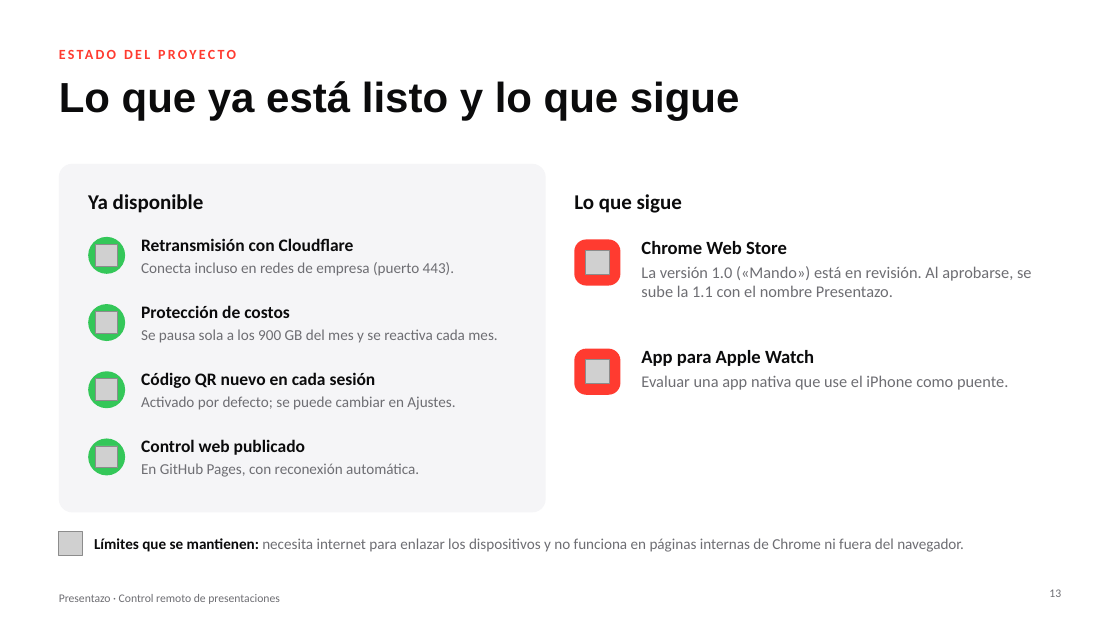
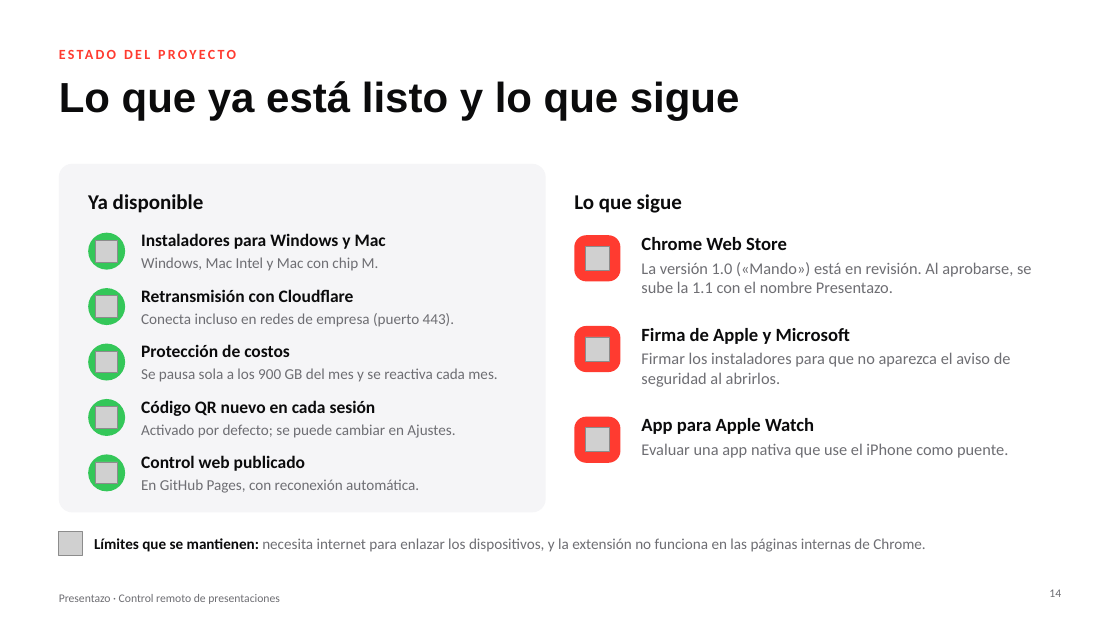
Before and after one commit to mjmc4498/mando, a slide deck: slide 14 of presentacion/mando.pptx (slide 13 before the commit). Drawn at 1120x630 pixels with LibreOffice and Linux fonts; fonts in the diff are those of the drawing; grey boxes stand for pictures. Boxes give left, top, right and bottom in pixels: in the first picture for what was removed or moved away, otherwise in the second. Text is boxed around its words. In the diff, an @@ line names an element or a change of style, - is before the commit and + after.

```diff
--- a/presentacion/mando.pptx
+++ b/presentacion/mando.pptx
@@ text added at [141, 233, 386, 271], 13 pt, text #6E6E73 @@
+Instaladores para Windows y Mac
+Windows, Mac Intel y Mac con chip M.
@@ 2 pictures, 1 text, 1 ellipse, 1 rounded rectangle: place and size @@
-2 pictures, 1 text, 1 ellipse, 1 rounded rectangle at [88, 237, 1032, 297]
+2 pictures, 1 text, 1 ellipse, 1 rounded rectangle at [88, 233, 1032, 293]
@@ ellipse: place and size @@
-ellipse at [88, 304, 125, 341]
+ellipse at [88, 288, 125, 325]
@@ picture: place and size @@
-picture at [96, 312, 118, 334]
+picture at [96, 296, 118, 318]
@@ text "Retransmisión con Cloudflare": place and size @@
-text "Retransmisión con Cloudflare" at [141, 238, 454, 276]
+text "Retransmisión con Cloudflare" at [141, 289, 454, 327]
@@ rounded rectangle: place and size @@
-rounded rectangle at [575, 349, 621, 395]
+rounded rectangle at [575, 326, 621, 372]
@@ text added at [641, 328, 1011, 387], 14 pt, text #6E6E73 @@
+Firma de Apple y Microsoft
+Firmar los instaladores para que no aparezca el aviso de seguridad al abrirlos.
@@ ellipse added at [88, 344, 125, 381], fill #34C759 @@
@@ picture: place and size @@
-picture at [96, 379, 118, 401]
+picture at [96, 351, 118, 373]
@@ text "Protección de costos": place and size @@
-text "Protección de costos" at [141, 305, 497, 343]
+text "Protección de costos" at [141, 344, 497, 382]
@@ picture added at [586, 337, 610, 361] @@
@@ ellipse: place and size @@
-ellipse at [88, 371, 125, 408]
+ellipse at [88, 399, 125, 436]
@@ picture added at [96, 407, 118, 429] @@
@@ text "Código QR nuevo en cada ...": place and size @@
-text "Código QR nuevo en cada ..." at [141, 372, 455, 410]
+text "Código QR nuevo en cada ..." at [141, 400, 455, 438]
@@ rounded rectangle added at [575, 417, 621, 463], fill #FF3B30 @@
@@ text "App para Apple Watch": place and size @@
-text "App para Apple Watch" at [641, 350, 1008, 390]
+text "App para Apple Watch" at [641, 418, 1008, 458]
@@ picture: place and size @@
-picture at [586, 360, 610, 384]
+picture at [586, 428, 610, 452]
@@ 1 picture, 1 text, 1 ellipse: place and size @@
-1 picture, 1 text, 1 ellipse at [88, 439, 419, 477]
+1 picture, 1 text, 1 ellipse at [88, 455, 419, 493]
@@ text at [94, 538, 925, 552]: text changed @@
-Límites que se mantienen: necesita internet para enlazar los dispositivos y no funciona en páginas internas de Chrome ni fuera del navegador.
+Límites que se mantienen: necesita internet para enlazar los dispositivos, y la extensión no funciona en las páginas internas de Chrome.
@@ page number at [1049, 589, 1061, 597]: text changed @@
-13
+14
```
Also in this commit, not shown: 1 other slide changed, 1 slide added, 3 other files.
